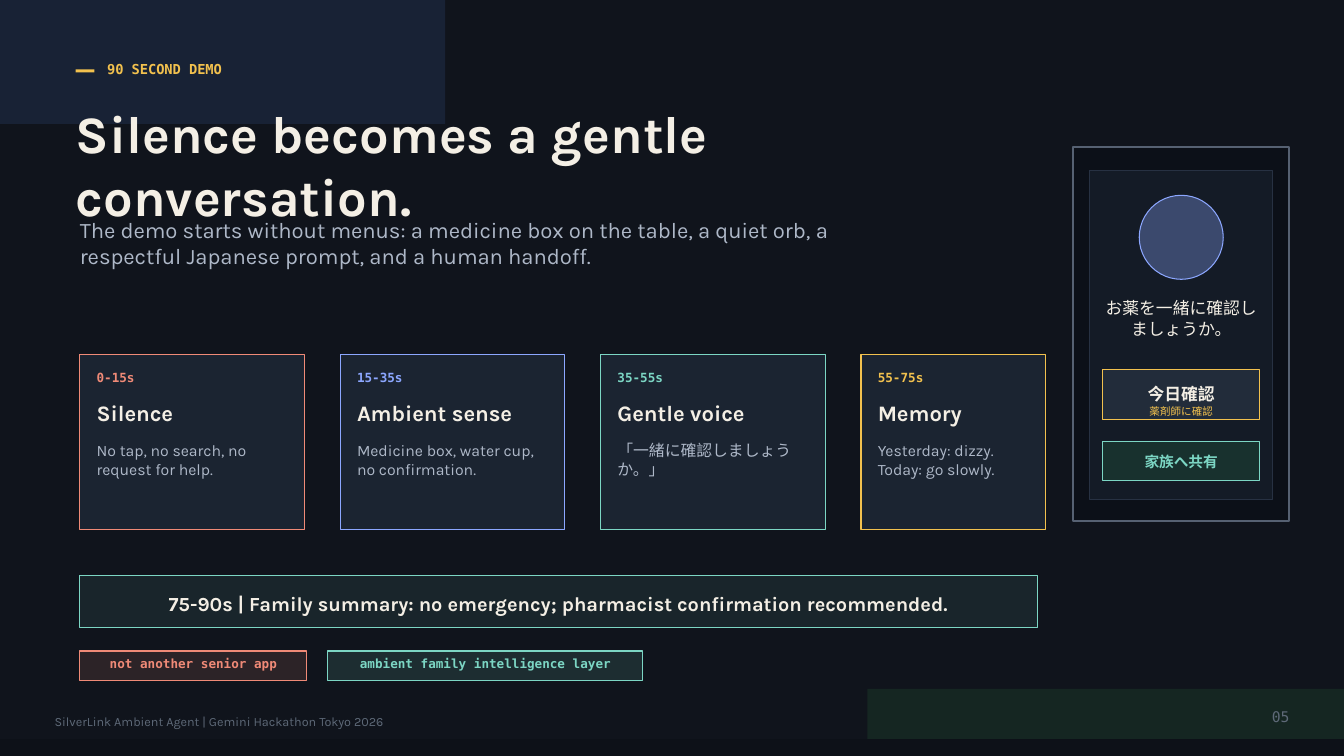
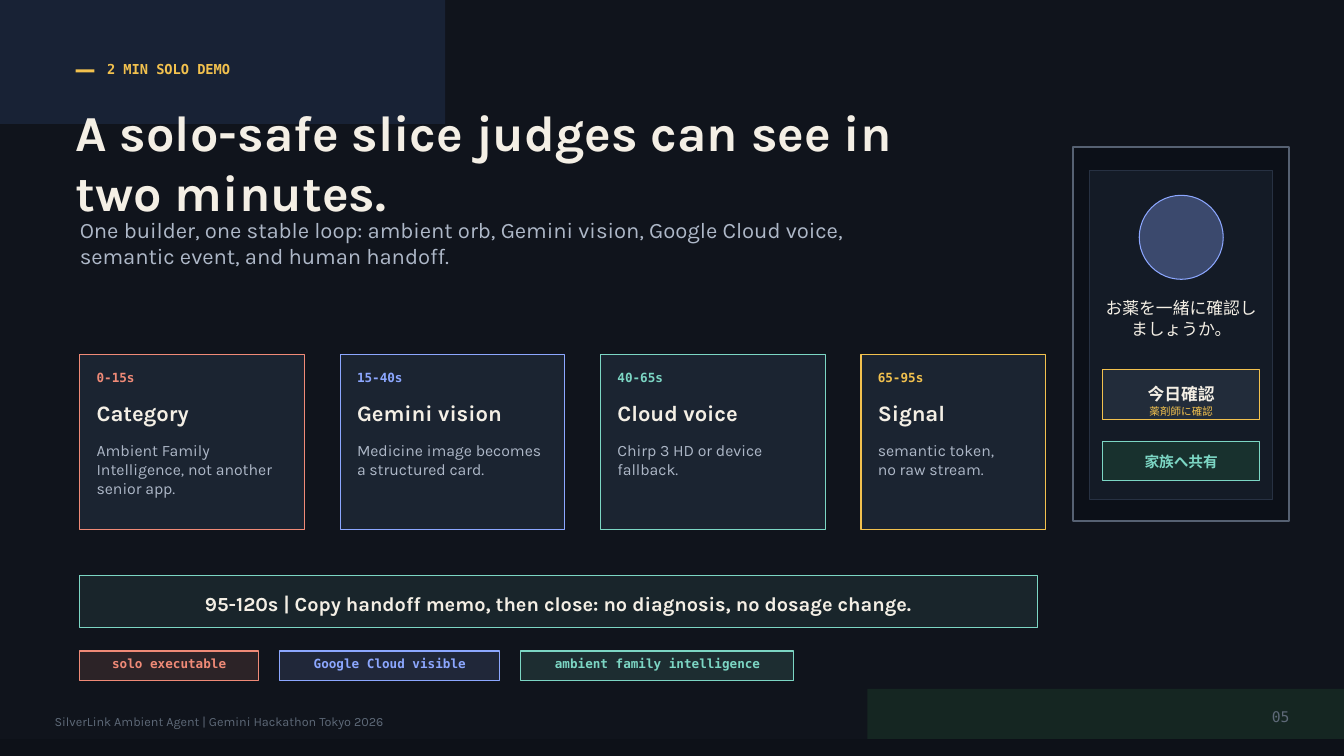
Before and after one commit to Luckyseal/silverlink-gemini-agent, a slide deck: slide 5 of outputs/019e23f1-a7b1-79c1-92f4-adc2fd8a0855/presentations/silverlink-hackathon-pitch/output/silverlink-winner-level-pitch-speaker-notes.pptx. Drawn at 1344x756 pixels with LibreOffice and Linux fonts; fonts in the diff are those of the drawing. Boxes give left, top, right and bottom in pixels: in the first picture for what was removed or moved away, otherwise in the second. Text is boxed around its words. In the diff, an @@ line names an element or a change of style, - is before the commit and + after.

Commit message:
docs: align pitch with luma solo demo

```diff
--- a/outputs/019e23f1-a7b1-79c1-92f4-adc2fd8a0855/presentations/silverlink-hackathon-pitch/output/silverlink-winner-level-pitch-speaker-notes.pptx
+++ b/outputs/019e23f1-a7b1-79c1-92f4-adc2fd8a0855/presentations/silverlink-hackathon-pitch/output/silverlink-winner-level-pitch-speaker-notes.pptx
@@ text at [107,64,230,74]: text changed @@
-90 SECOND DEMO
+2 MIN SOLO DEMO
@@ text at [76,115,892,224]: text changed; size 37.5 to 36 pt @@
-Silence becomes a gentle conversation.
+A solo-safe slice judges can see in two minutes.
@@ text at [80,223,843,266]: text changed @@
-The demo starts without menus: a medicine box on the table, a quiet orb, a respectful Japanese prompt, and a human handoff.
+One builder, one stable loop: ambient orb, Gemini vision, Google Cloud voice, semantic event, and human handoff.
@@ text at [357,372,403,382]: text changed @@
-15-35s
+15-40s
@@ text at [617,372,663,382]: text changed @@
-35-55s
+40-65s
@@ text at [878,372,924,383]: text changed @@
-55-75s
+65-95s
@@ text at [97,406,189,427]: text changed @@
-Silence
+Category
@@ text at [357,405,502,422]: text changed @@
-Ambient sense
+Gemini vision
@@ text at [617,405,737,422]: text changed @@
-Gentle voice
+Cloud voice
@@ text at [878,405,945,427]: text changed @@
-Memory
+Signal
@@ text at [97,445,272,498]: text changed @@
-No tap, no search, no request for help.
+Ambient Family Intelligence, not another senior app.
@@ text at [357,445,541,475]: text changed @@
-Medicine box, water cup, no confirmation.
+Medicine image becomes a structured card.
@@ text at [617,445,762,475]: text changed @@
-「一緒に確認しましょうか。」
+Chirp 3 HD or device fallback.
@@ text at [878,445,994,475]: text changed @@
-Yesterday: dizzy. Today: go slowly.
+semantic token,
+no raw stream.
@@ text at [205,597,912,616]: text changed @@
-75-90s | Family summary: no emergency; pharmacist confirmation recommended.
+95-120s | Copy handoff memo, then close: no diagnosis, no dosage change.
@@ rectangle: place and size @@
-rectangle at [80,651,307,681]
+rectangle at [80,651,258,681]
@@ text at [112,658,226,668]: text changed @@
-not another senior app
+solo executable
@@ rectangle: place and size @@
-rectangle at [328,651,642,681]
+rectangle at [279,651,500,681]
@@ rectangle at [279,651,500,681]: fill #7CD6C4 at 13% opacity to #8CA7FF at 13% opacity; outline #7CD6C4 0.75 pt to #8CA7FF 0.75 pt @@
@@ text added at [314,658,465,671], 9 pt, text #8CA7FF, bold @@
+Google Cloud visible
@@ rectangle added at [521,651,795,681], fill #7CD6C4 at 13% opacity, outline #7CD6C4 0.75 pt @@
@@ text at [555,658,760,671]: text changed @@
-ambient family intelligence layer
+ambient family intelligence
```
Also in this commit, not shown: 1 other slide changed, 13 other files.
